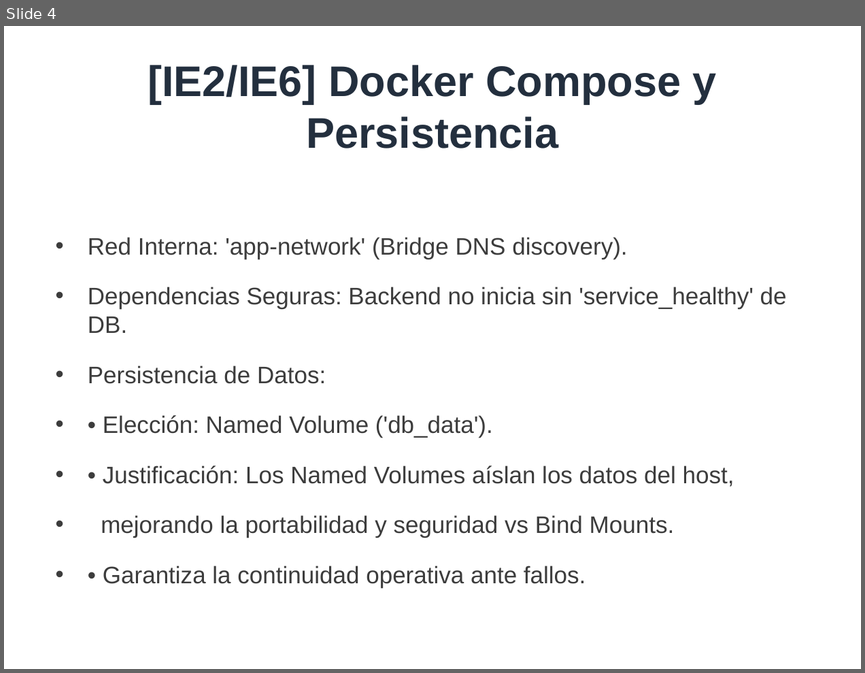
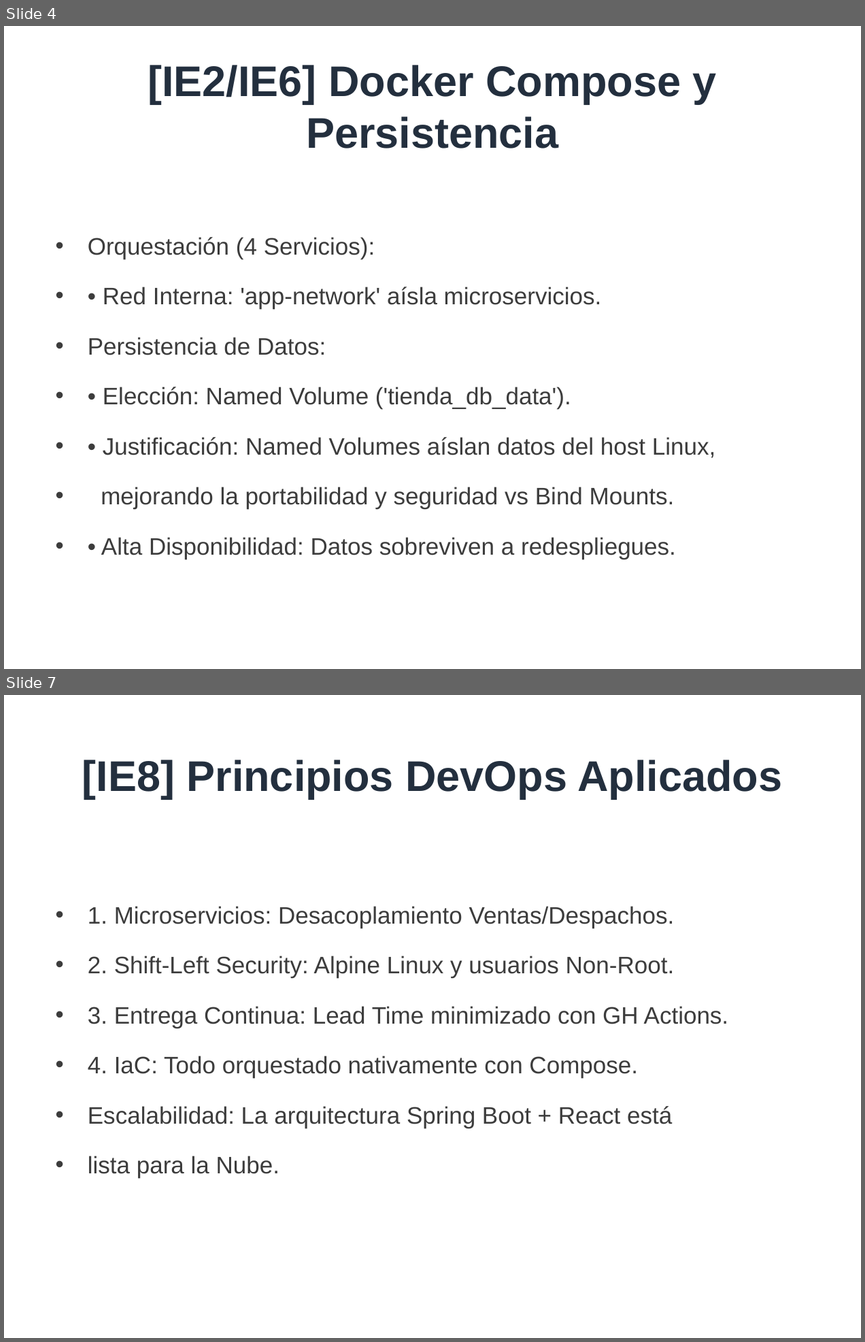
Before and after one commit to jeffplop/test_aws_grav, a slide deck: Entrega-Final-EP2/Presentacion-Semestral-EP2.pptx. Shown one above the other, each under a label of ours: slide 4 before the commit, slides 4 and 7 after it; the slides between them are not shown. The pictures are 865x673 and 865x1342 pixels, drawn with LibreOffice and Linux fonts; fonts in the diff are those of the drawing. Boxes give left, top, right and bottom in pixels: in the first picture for what was removed or moved away, otherwise in the second. Text is boxed around its words. In the diff, an @@ line names an element or a change of style, - is before the commit and + after.

Commit message:
docs: actualizar presentacion, informe y capturas a arquitectura microservicios

```diff
--- a/Entrega-Final-EP2/Presentacion-Semestral-EP2.pptx
+++ b/Entrega-Final-EP2/Presentacion-Semestral-EP2.pptx
@@ slide 7 added at <box>4,695,861,1338</box>, background #FFFFFF @@
@@ title added at <box>82,760,782,799</box>, 36 pt, text #232F3E, bold @@
+[IE8] Principios DevOps Aplicados
@@ text added at <box>88,906,729,1178</box>, 20 pt, text #3C3C3C @@
+• 1. Microservicios: Desacoplamiento Ventas/Despachos.
+• 2. Shift-Left Security: Alpine Linux y usuarios Non-Root.
+• 3. Entrega Continua: Lead Time minimizado con GH Actions.
+• 4. IaC: Todo orquestado nativamente con Compose.
+• Escalabilidad: La arquitectura Spring Boot + React está
+• lista para la Nube.
@@ slide 4 changed as well @@
@@ text at <box>88,237,602,309</box>: text changed @@
-• Red Interna: 'app-network' (Bridge DNS discovery).
-• Dependencias Seguras: Backend no inicia sin 'service_healthy' de DB.
+• Orquestación (4 Servicios):
+• • Red Interna: 'app-network' aísla microservicios.
@@ text at <box>103,386,715,458</box>: text changed @@
-• • Elección: Named Volume ('db_data').
-• • Justificación: Los Named Volumes aíslan los datos del host,
+• • Elección: Named Volume ('tienda_db_data').
+• • Justificación: Named Volumes aíslan datos del host Linux,
@@ text at <box>101,537,676,558</box>: text changed @@
-• • Garantiza la continuidad operativa ante fallos.
+• • Alta Disponibilidad: Datos sobreviven a redespliegues.
```
Also in this commit, not shown: 8 other slides changed, 1 slide removed, 11 other files.
